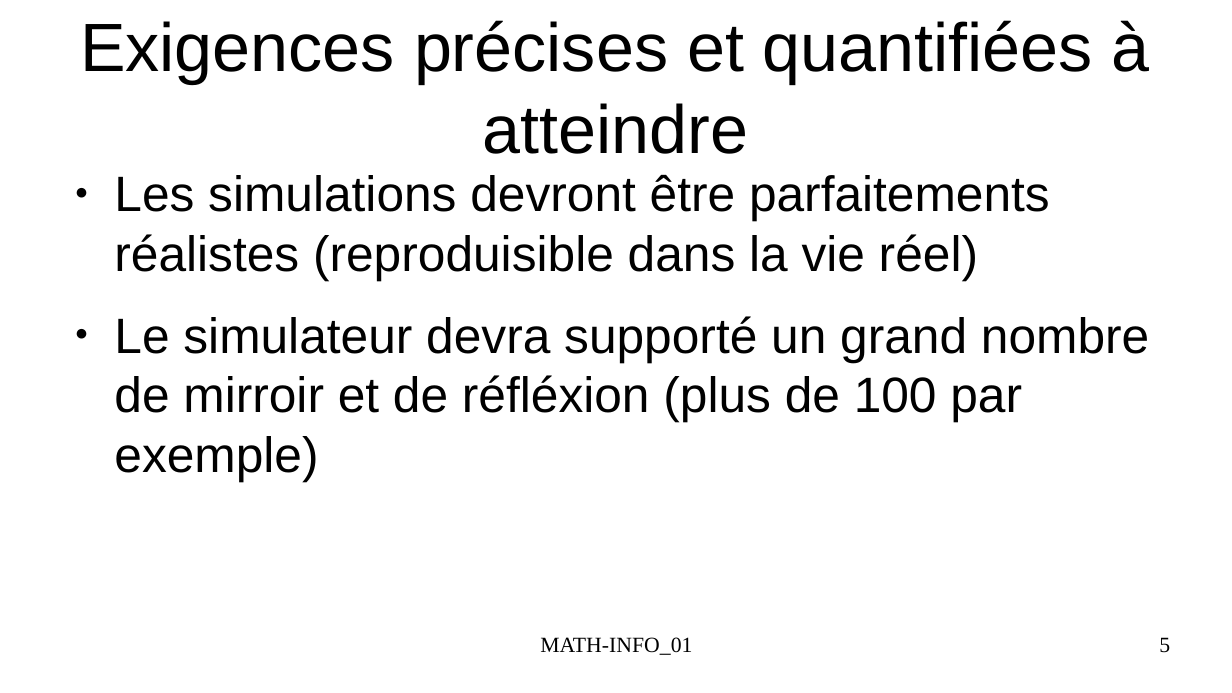
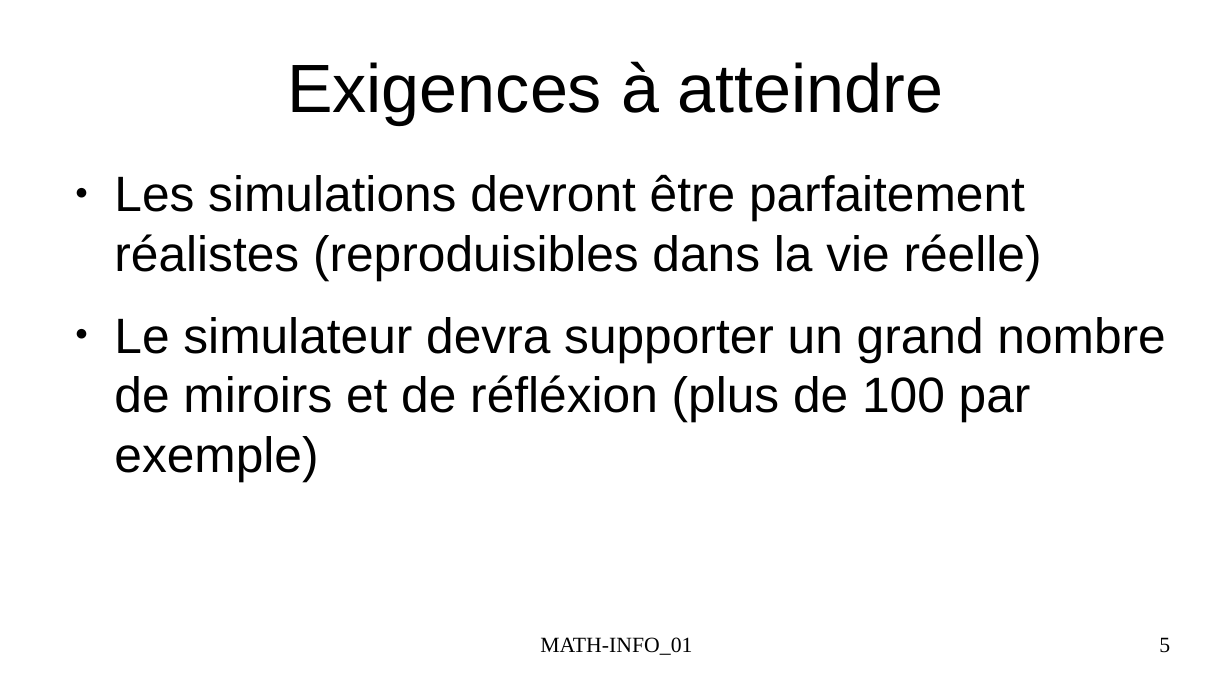
Before and after one commit to FlashOnFire/MirrorVerse, a slide deck: slide 5 of project_managment/presentation1.odp. Drawn at 1232x693 pixels with LibreOffice and Linux fonts; fonts in the diff are those of the drawing. Boxes give left, top, right and bottom in pixels: in the first picture for what was removed or moved away, otherwise in the second. Text is boxed around its words. In the diff, an @@ line names an element or a change of style, - is before the commit and + after.

```diff
--- a/project_managment/presentation1.odp
+++ b/project_managment/presentation1.odp
@@ title at (287, 61, 944, 125): text changed @@
-Exigences précises et quantifiées à atteindre
+Exigences à atteindre
@@ text at (114, 174, 1165, 481): text changed @@
-● Les simulations devront être parfaitements réalistes (reproduisible dans la vie réel)
-● Le simulateur devra supporté un grand nombre de mirroir et de réfléxion (plus de 100 par exemple)
+● Les simulations devront être parfaitement réalistes (reproduisibles dans la vie réelle)
+● Le simulateur devra supporter un grand nombre de miroirs et de réfléxion (plus de 100 par exemple)
```
Also in this commit, not shown: 4 other slides changed, 3 other files.
